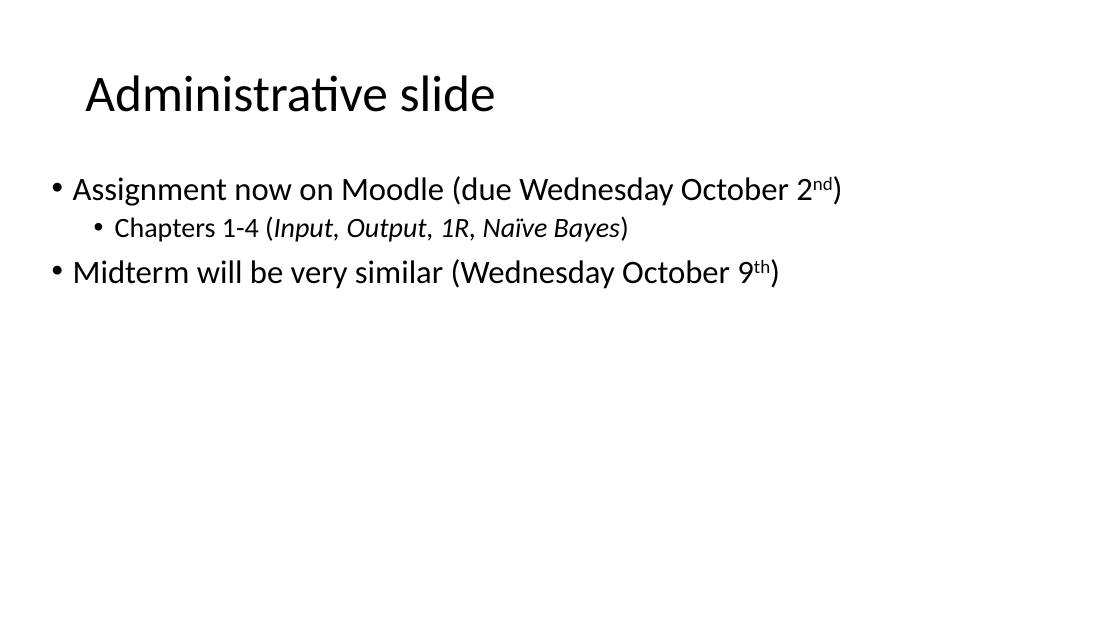
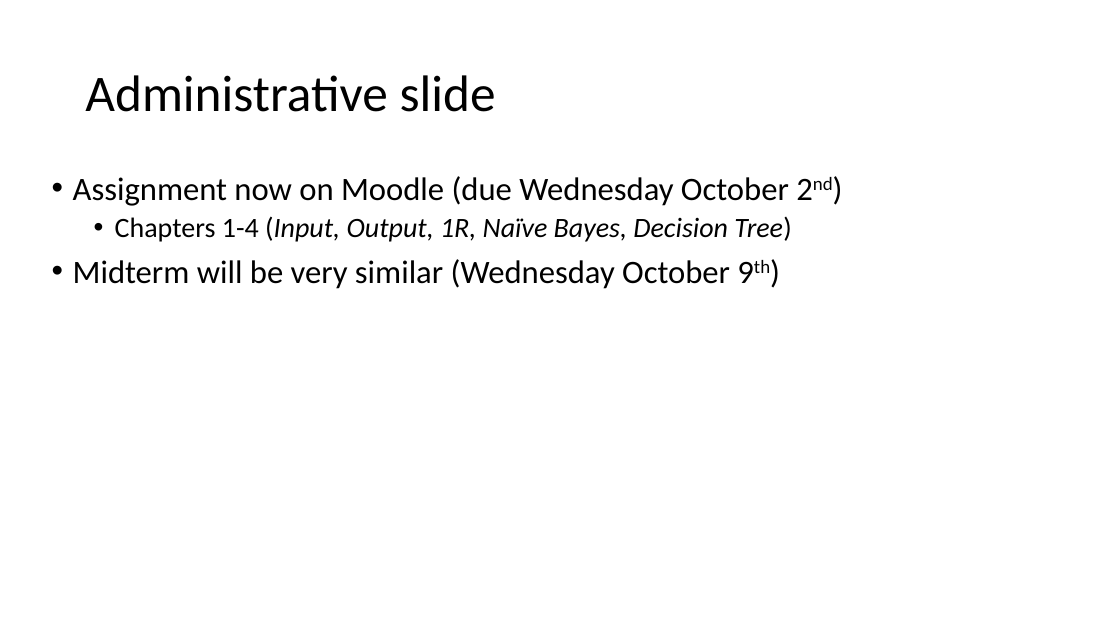
Before and after one commit to russellu/cs405, a slide deck: slide 2 of Lecture_06.pptx. Drawn at 1120x630 pixels with LibreOffice and Linux fonts; fonts in the diff are those of the drawing. Boxes give left, top, right and bottom in pixels: in the first picture for what was removed or moved away, otherwise in the second. Text is boxed around its words. In the diff, an @@ line names an element or a change of style, - is before the commit and + after.

```diff
--- a/Lecture_06.pptx
+++ b/Lecture_06.pptx
@@ text at [115, 216, 791, 242]: text changed @@
-  • Chapters 1-4 (Input, Output, 1R, Naïve Bayes)
+  • Chapters 1-4 (Input, Output, 1R, Naïve Bayes, Decision Tree)
```
Also in this commit, not shown: 13 other slides changed, 1 slide added, 3 other files.
